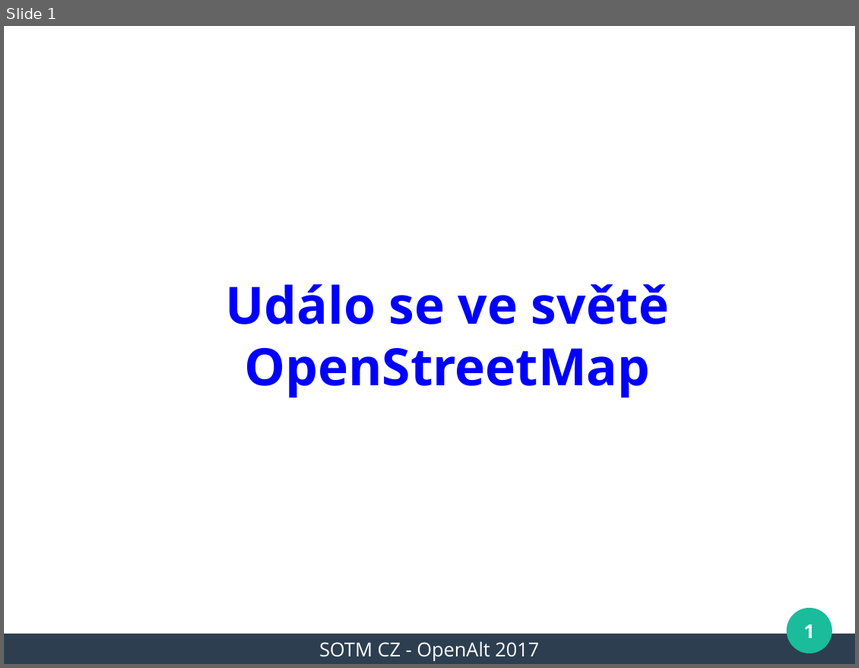
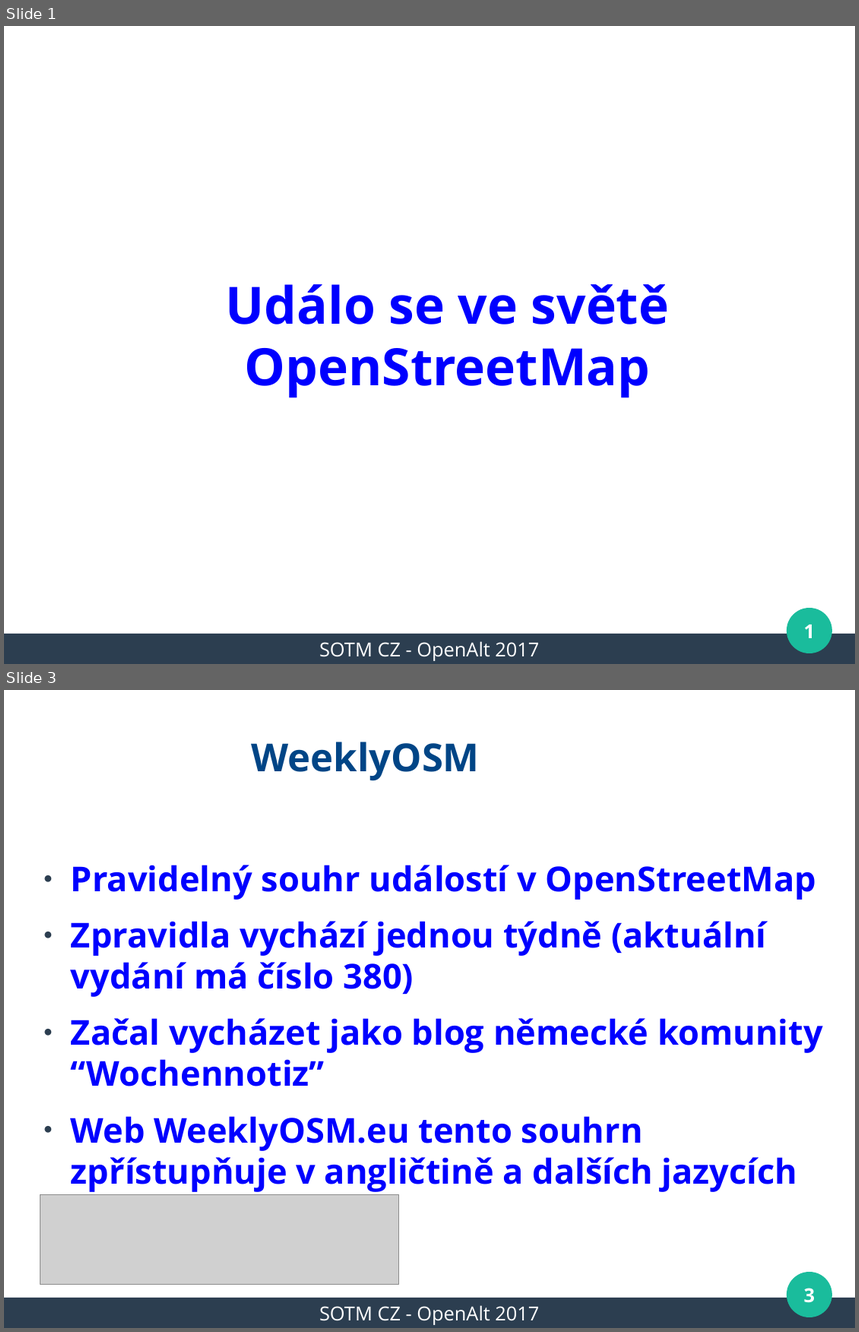
Before and after one commit to mkyral/osm, a slide deck: prezentace/SOTM_CZ_2017/mkyral_WeeklyOSM.odp. Shown one above the other, each under a label of ours: slide 1 before the commit, slides 1 and 3 after it; the slides between them are not shown. The pictures are 859x668 and 859x1332 pixels, drawn with LibreOffice and Linux fonts; fonts in the diff are those of the drawing; grey boxes stand for pictures; background and template pictures are left out. Boxes give left, top, right and bottom in pixels: in the first picture for what was removed or moved away, otherwise in the second. Text is boxed around its words. In the diff, an @@ line names an element or a change of style, - is before the commit and + after.

Commit message:
mkyral_WeeklyOSM.odp - almost done

```diff
--- a/prezentace/SOTM_CZ_2017/mkyral_WeeklyOSM.odp
+++ b/prezentace/SOTM_CZ_2017/mkyral_WeeklyOSM.odp
@@ slide 3 added at bbox=[4, 690, 855, 1328], background #FFFFFF; not listed: 3 template elements that a slide beside it also shows @@
@@ title added at bbox=[252, 742, 480, 781], 36 pt, text #004586, bold @@
+WeeklyOSM
@@ text added at bbox=[71, 865, 823, 1192], 32 pt, text #0000FF, bold @@
+● Pravidelný souhr událostí v OpenStreetMap
+● Zpravidla vychází jednou týdně (aktuální vydání má číslo 380)
+● Začal vycházet jako blog německé komunity “Wochennotiz”
+● Web WeeklyOSM.eu tento souhrn zpřístupňuje v angličtině a dalších jazycích
@@ picture added at bbox=[40, 1195, 398, 1285] @@
@@ page number added at bbox=[804, 1288, 815, 1303], 18 pt, text #FFFFFF, bold @@
+3
@@ text added at bbox=[319, 1306, 539, 1325], 18 pt, text #FFFFFF @@
+SOTM CZ - OpenAlt 2017
```
Also in this commit, not shown: 1 slide changed, 15 other slides added.
